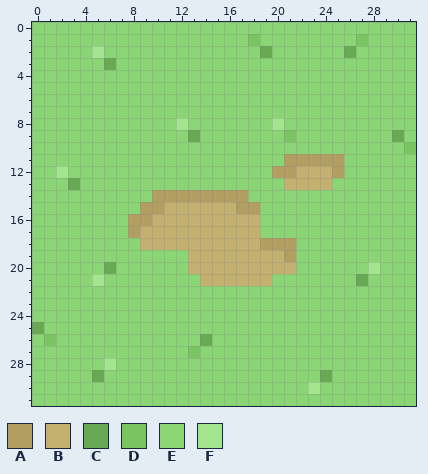
One commit to this pixel-art sprite: Assets/Assets/Resources/Tile/grass_2.png. This is how it looked before the edit.
The file is 32x32 pixels. Colours within 5 levels of each other are drawn and written as one.
Palette (. is transparent): A #b19e60  B #c4b16f  C #67aa53  D #78c561  E #8ad574  F #a3e68f
Pixels before, first column x 0:
 0 EEEEEEEEEEEEEEEEEEEEEEEEEEEEEEEE
 1 EEEEEEEEEEEEEEEEEEDEEEEEEEEDEEEE
 2 EEEEEFEEEEEEEEEEEEECEEEEEECEEEEE
 3 EEEEEECEEEEEEEEEEEEEEEEEEEEEEEEE
 4 EEEEEEEEEEEEEEEEEEEEEEEEEEEEEEEE
 5 EEEEEEEEEEEEEEEEEEEEEEEEEEEEEEEE
 6 EEEEEEEEEEEEEEEEEEEEEEEEEEEEEEEE
 7 EEEEEEEEEEEEEEEEEEEEEEEEEEEEEEEE
 8 EEEEEEEEEEEEFEEEEEEEFEEEEEEEEEEE
 9 EEEEEEEEEEEEECEEEEEEEDEEEEEEEECE
10 EEEEEEEEEEEEEEEEEEEEEEEEEEEEEEED
11 EEEEEEEEEEEEEEEEEEEEEAAAAAEEEEEE
12 EEFEEEEEEEEEEEEEEEEEAABBBAEEEEEE
13 EEECEEEEEEEEEEEEEEEEEBBBBEEEEEEE
14 EEEEEEEEEEAAAAAAAAEEEEEEEEEEEEEE
15 EEEEEEEEEAABBBBBBAAEEEEEEEEEEEEE
16 EEEEEEEEAABBBBBBBBBEEEEEEEEEEEEE
17 EEEEEEEEABBBBBBBBBBEEEEEEEEEEEEE
18 EEEEEEEEEBBBBBBBBBBAAAEEEEEEEEEE
19 EEEEEEEEEEEEEBBBBBBBBAEEEEEEEEEE
20 EEEEEECEEEEEEBBBBBBBBBEEEEEEFEEE
21 EEEEEFEEEEEEEEBBBBBBEEEEEEECEEEE
22 EEEEEEEEEEEEEEEEEEEEEEEEEEEEEEEE
23 EEEEEEEEEEEEEEEEEEEEEEEEEEEEEEEE
24 EEEEEEEEEEEEEEEEEEEEEEEEEEEEEEEE
25 CEEEEEEEEEEEEEEEEEEEEEEEEEEEEEEE
26 EDEEEEEEEEEEEECEEEEEEEEEEEEEEEEE
27 EEEEEEEEEEEEEDEEEEEEEEEEEEEEEEEE
28 EEEEEEFEEEEEEEEEEEEEEEEEEEEEEEEE
29 EEEEECEEEEEEEEEEEEEEEEEECEEEEEEE
30 EEEEEEEEEEEEEEEEEEEEEEEFEEEEEEEE
31 EEEEEEEEEEEEEEEEEEEEEEEEEEEEEEEE
After the commit:
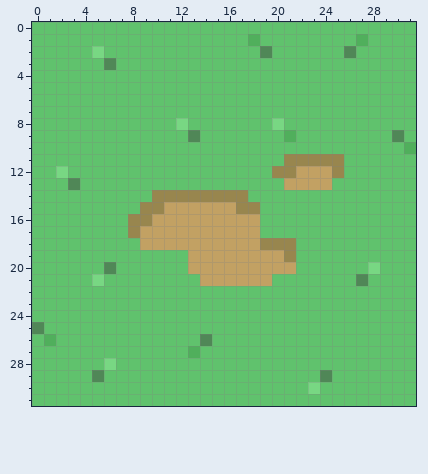
The commit says: feat: changed grass texture to the new one
Diff:
colour A: #b19e60 -> #98864e
colour B: #c4b16f -> #c2a163
colour C: #67aa53 -> #508757
colour D: #78c561 -> #50af5c
colour E: #8ad574 -> #60c26d
colour F: #a3e68f -> #78d783
Changed places in both pictures, as pixel boxes (x1, y1, x2, y2):
changed: (32, 22, 416, 406)
